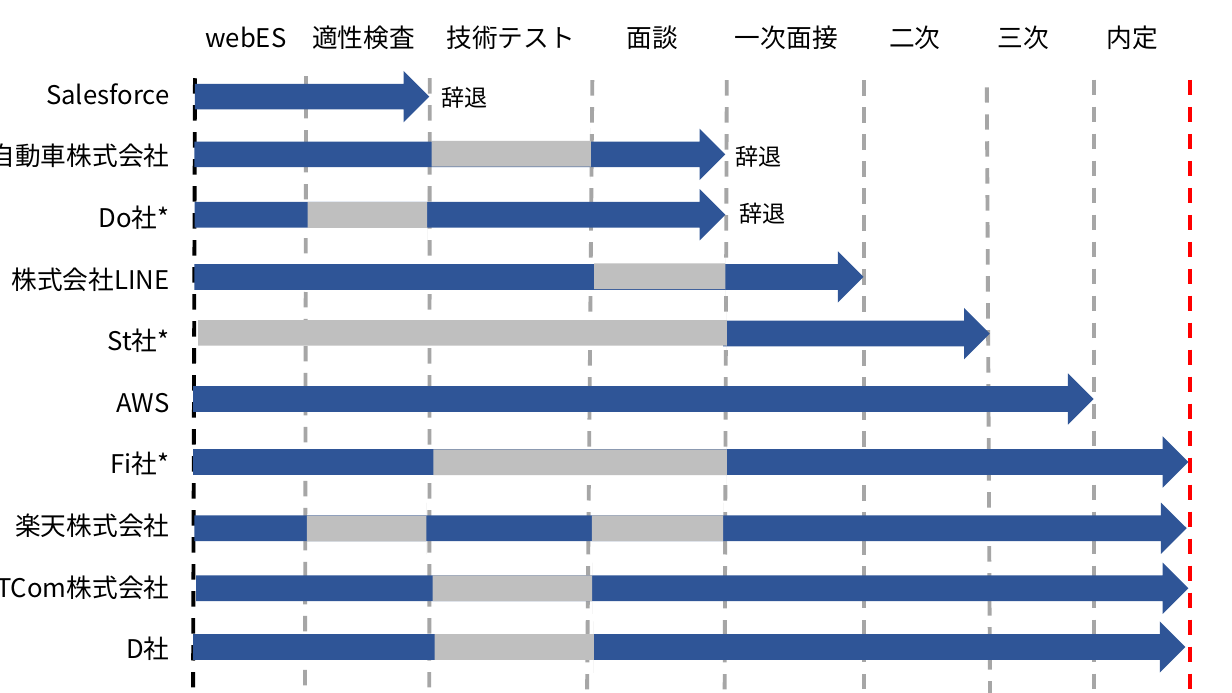
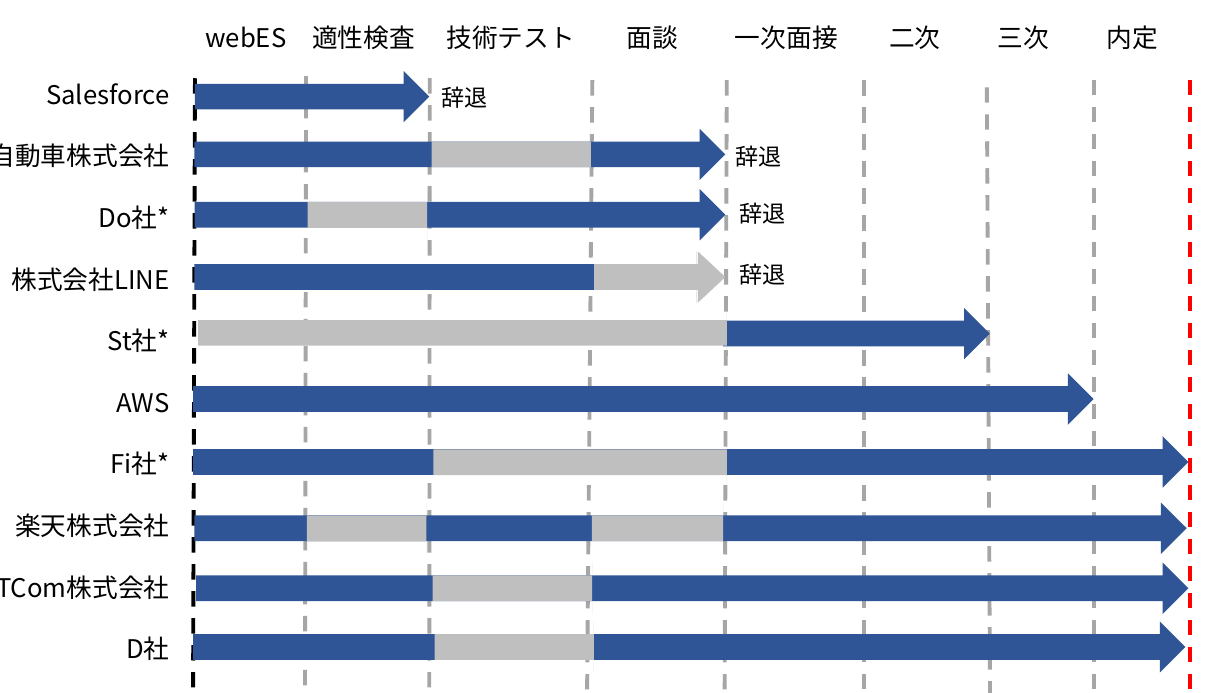
Before and after one commit to himitu23/blog_article, a slide deck: slide 4 of 20180718_就活まとめ/プレゼンテーション1.pptx. Drawn at 1232x693 pixels with LibreOffice and Linux fonts; fonts in the diff are those of the drawing. Boxes give left, top, right and bottom in pixels: in the first picture for what was removed or moved away, otherwise in the second. Text is boxed around its words. In the diff, an @@ line names an element or a change of style, - is before the commit and + after.

```diff
--- a/20180718_就活まとめ/プレゼンテーション1.pptx
+++ b/20180718_就活まとめ/プレゼンテーション1.pptx
@@ right arrow at [194,251,696,303]: proportions changed @@
@@ right arrow: place and size @@
-right arrow at [194,251,863,303]
+right arrow at [194,251,696,303]
@@ right arrow at [594,251,726,303]: proportions changed @@
@@ text added at [739,263,785,285], 18 pt, text #000000 @@
+辞退
```
Also in this commit, not shown: 1 other slide changed, 3 other files.
